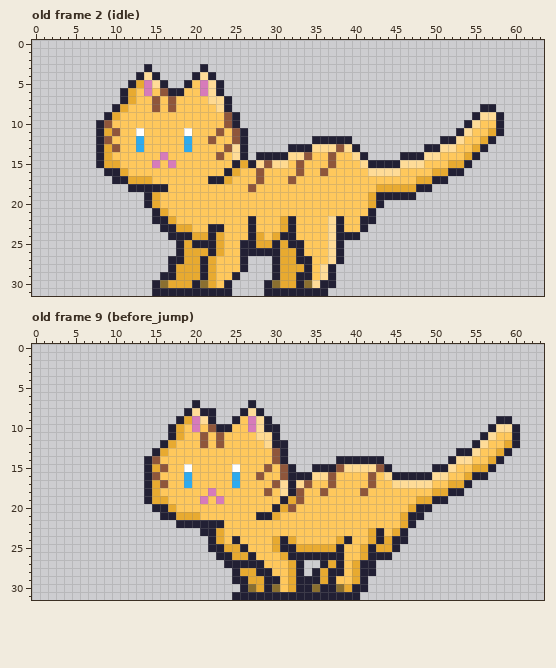
One commit to this pixel-art file: assets/animation/cat2.aseprite. The picture above was drawn from the file before the commit.
64x32 pixels, 41 frames. Shown: old frame 2 (idle), old frame 9 (before_jump). The commit also changed other frames, which this record leaves out.
After:
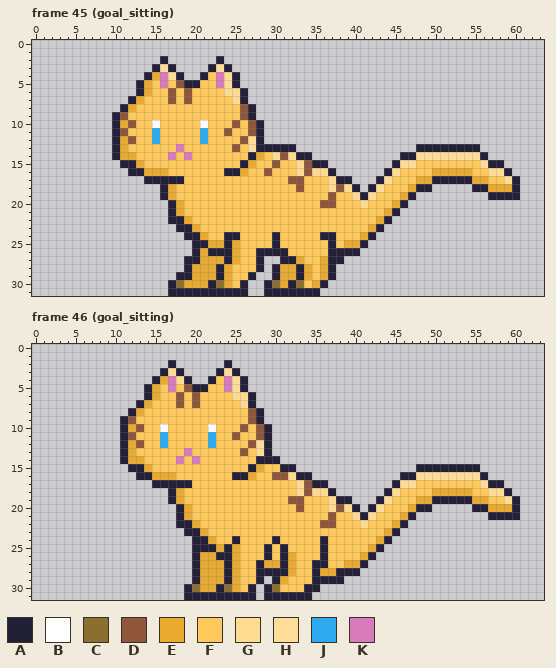
Palette (. is transparent): A #222034  B #ffffff  C #8a6f30  D #8f563b  E #e8aa30  F #ffc85c  G #ffda91  H #ffdc98  J #2eabee  K #d77bba
A new or re-ordered frame is compared with the old frame closest to it.
From old to new:
frames 41 -> 53
Changed rows in their new state; - is an unchanged pixel.
Frame 45 (goal_sitting) is new; against old frame 2 (idle):
first column x 8:
 2 --------A------A-------------------------------------
 3 ------.AHA---.AHA------------------------------------
 4 -----.AEKHA-.AFKHA-----------------------------------
 5 ----.AEFKFD-AFFKHA-----------------------------------
 6 ---..AE-FDFD-FFFGGA----------------------------------
 7 ---.AE-F---D--FFFGA----------------------------------
 8 --.AE--F-F-----FFFDA----------------------------..---
 9 -.AD------------FFDA---------------------------....--
10 ..AED--B-----B--FDFDA-------------------------.....--
11 ..AD-F-J---F-J-FDFFDA------------------------......--
12 ..AEDF-J---F-JF--FDHA------.....-----------.......---
13 ..AE-F----KF----FDFHAAAA-........-------A--AAAAA.----
14 ..AEE---FK-K---F-FFAEFGD-AA.......------H--HHHHHA----
15 ...AAE-F-F-------FAEFFDF-GDAA........---F---FFFFHAA--
16 -...AAEEE--------AE-FD---GDGGA......A-------EEEFFHHA-
17 --....AAAAA---FFF---F----D---GAA...AH-------AAAEEFFHA
18 ----....-E---------F-----D---GDGA.AHFFF--------AAEEEA
19 ------..AE-------------------D--GAHFFFE----------AAAA
20 ------...AE-----------------DD---GFFFEA--------------
21 -------..AE-----------------------FFEA---------------
22 -------..AAE-------F---FF----FF--FFEA----------------
23 --------..AAE-FF---F---FF----FF--FEA-----------------
24 ---------..-A-FFAA-FF-AFF---AAFFFEA------------------
25 ----------..--E-AEFFFF-FFF---AFEEA-------------------
26 ----------..A--AAEFF---AFF---A-AA--------------------
27 ---------..AAE-EAEFFA-.AAEF-EA-----------------------
28 ---------..A-E-AE-FFA----AE-E------------------------
29 --------..AA-E-AEFFA------E-E------------------------
30 -------..AC-EEACEFA-----ACFE-.-----------------------
31 -------..--------AA---------.------------------------
Frame 46 (goal_sitting) is new; against old frame 9 (before_jump):
first column x 11:
 2 ------A------A------------------------------------
 3 -----AHA----AHA-----------------------------------
 4 ----AEKHA--AFKHA----------------------------------
 5 ---AEFKFDAAFFKHA----------------------------------
 6 ---AEFFDFDFFFFGGA---------------------------------
 7 --AEFFFDFDFFFFFG----------------------------------
 8 -AEFFFFFFFFFFFFFD---------------------------------
 9 ADFFFFFFFFFFFFF-DA.----------------------------..-
10 AEDFFBFF-F-BFF-DFD-.--------------------------....
11 ADFFFJFF--FJF-D--DA.-------------------------.....
12 AEDFFJF---FJF---DHA..-----------------------......
13 AEFFFF--K------D-HA..---------------------.......-
14 AEEFF--K-K-------AAA.------......--------.......--
15 -AAEFF--F-----F-AEF-A---..........---AA--AAAA..---
16 --A-EEE-F-----AAEF-D-G--...........--HH--HHHH-----
17 ---.AAAAA-----F----FFF--AA........A--FF--FFFFHAA--
18 ---...AE---F------F-FFGDGGA......AH------EEEFFHHA-
19 ---...AE--F-F-------FD----GAA...AH-------AAAEEFFHA
20 ----...AE----------FFFD---GDGA.AH-----------AAEEEA
21 -----..A-F-------FFF------D--GAH-----.--------AAAA
22 ---------EFFF------------DD---G---EA.-------------
23 --------AAEFF------------------FFEA.--------------
24 ---------AAEF------AFF---A-FF--FEA..--------------
25 ---------AA-EA-F--AF-FFFFAFF--FEA..---------------
26 ---------AEE---FF-A-AEFFF-FF----..----------------
27 ---------AEEE-EFF-EEA-FFA-FFE--.------------------
28 ---------AEEEAEFF--AA-FF--E-AA..------------------
29 ---------AEEEAEFFA.-EFFF-A-A...-------------------
30 --------ACEEACEFA.---FF-A......-------------------
31 --------AAAAAA---.------......--------------------
Boxes around the changes in both pictures, in picture pixels (x1, y1, x2, y2):
changed: (96, 56, 520, 296)
changed: (120, 360, 520, 600)
